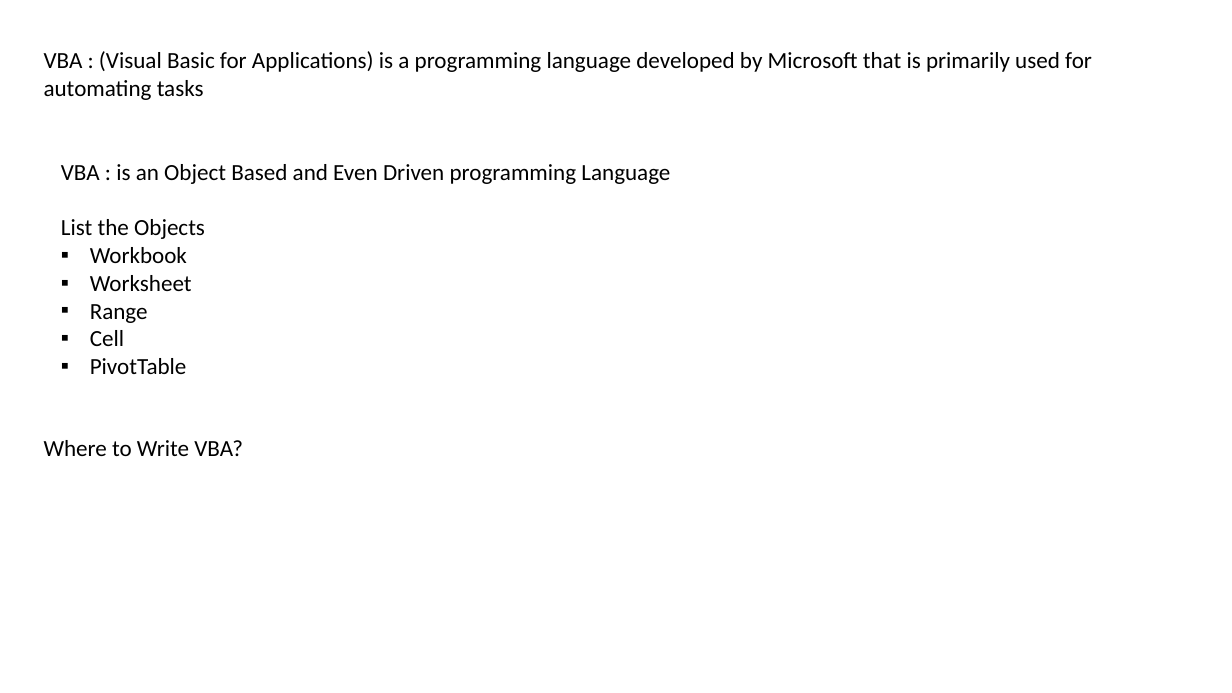
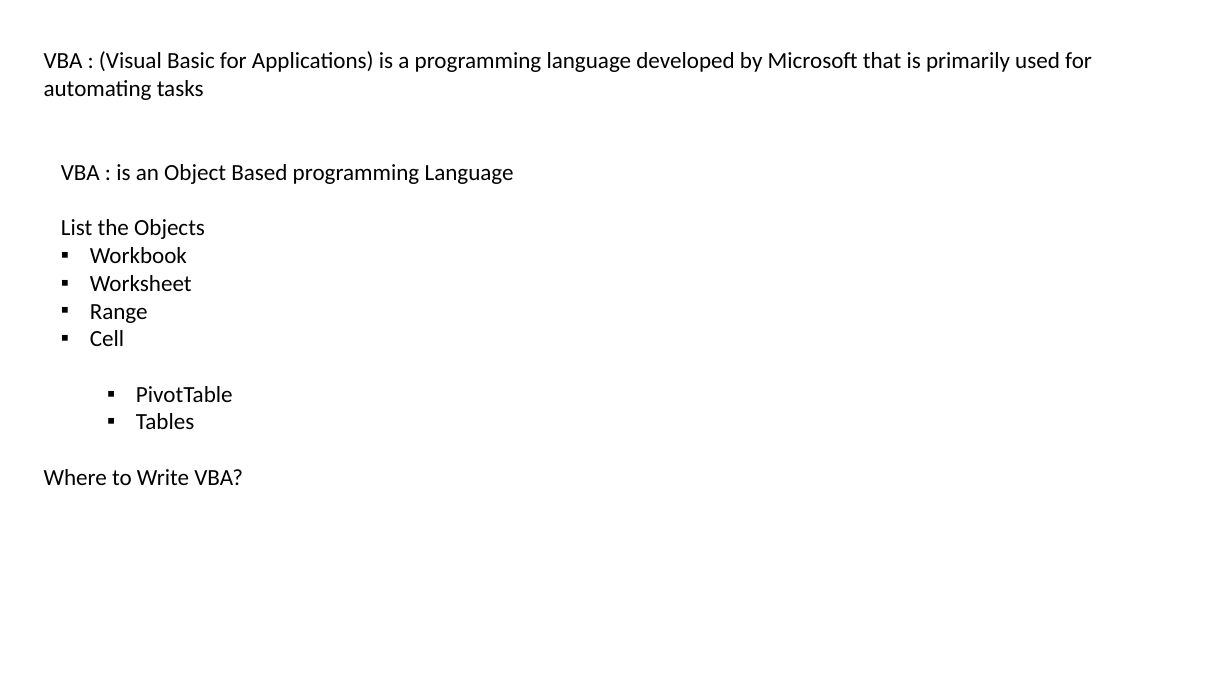
Before and after one commit to SHIVRAJSHINDE/Ethans, a slide deck: slide 1 of 19/1 Excel/VbaMacro/01 Introduction/Introduction to VBA.pptx. Drawn at 1232x693 pixels with LibreOffice and Linux fonts; fonts in the diff are those of the drawing. Boxes give left, top, right and bottom in pixels: in the first picture for what was removed or moved away, otherwise in the second. Text is boxed around its words. In the diff, an @@ line names an element or a change of style, - is before the commit and + after.

```diff
--- a/19/1 Excel/VbaMacro/01 Introduction/Introduction to VBA.pptx
+++ b/19/1 Excel/VbaMacro/01 Introduction/Introduction to VBA.pptx
@@ text at <box>61,164,514,184</box>: text changed @@
-VBA : is an Object Based and Even Driven programming Language
+VBA : is an Object Based programming Language
@@ text at <box>136,386,233,402</box>: list level 1 to 2 in "PivotTable" @@
@@ text at <box>136,413,194,429</box>: paragraph added @@
+  ▪ Tables
@@ text "Where to Write VBA?": place and size @@
-text "Where to Write VBA?" at <box>44,440,243,456</box>
+text "Where to Write VBA?" at <box>44,469,243,485</box>
```
Also in this commit, not shown: 1 other slide changed, 19 other files.
